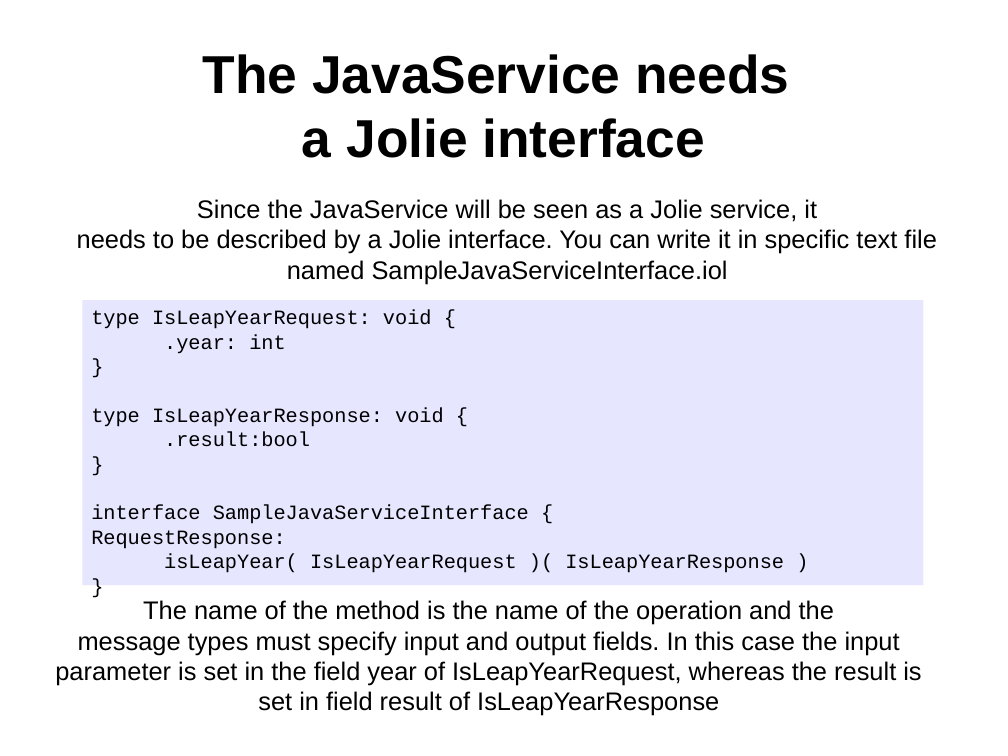
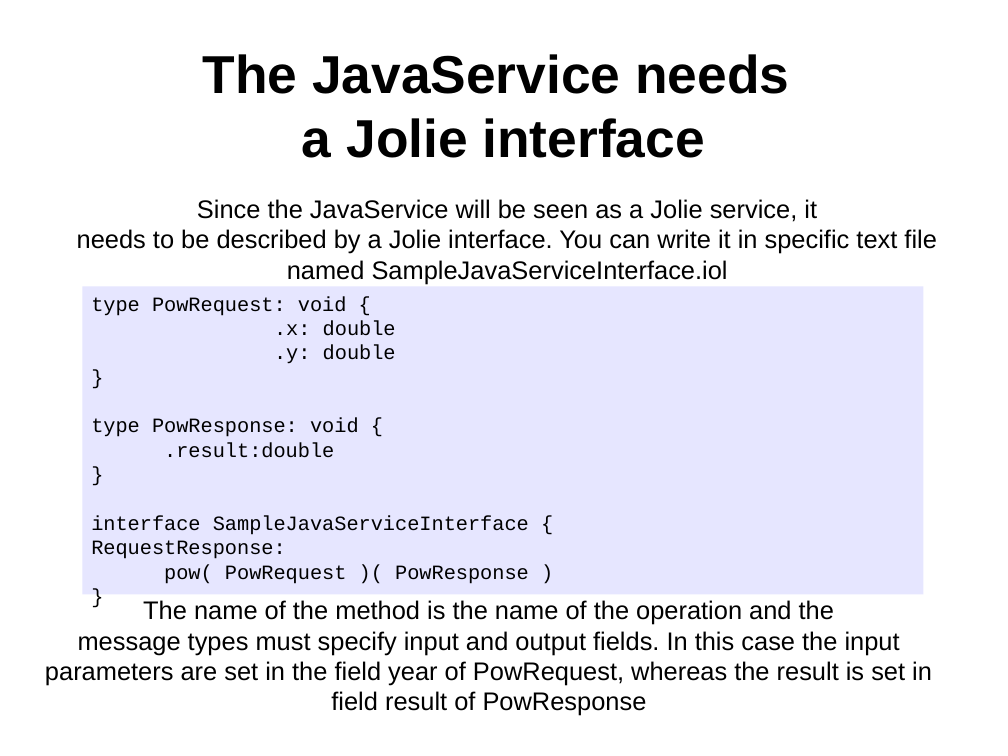
Before and after one commit to jolie/website, a slide deck: slide 5 of www/presentations/java.odp. Drawn at 1008x756 pixels with LibreOffice and Linux fonts; fonts in the diff are those of the drawing. Boxes give left, top, right and bottom in pixels: in the first picture for what was removed or moved away, otherwise in the second. Text is boxed around its words. In the diff, an @@ line names an element or a change of style, - is before the commit and + after.

```diff
--- a/www/presentations/java.odp
+++ b/www/presentations/java.odp
@@ rectangle "type PowRequest: void {": place and size @@
-rectangle "type PowRequest: void {" at <box>82,300,924,585</box>
+rectangle "type PowRequest: void {" at <box>82,286,924,595</box>
@@ text in rectangle at <box>91,296,396,364</box>: text changed @@
-type IsLeapYearRequest: void {
-.year: int
+type PowRequest: void {
+.x: double
+.y: double
@@ text in rectangle at <box>91,418,359,458</box>: text changed @@
-type IsLeapYearResponse: void {
-.result:bool
+type PowResponse: void {
+.result:double
@@ text in rectangle at <box>164,564,529,584</box>: text changed @@
-isLeapYear( IsLeapYearRequest )( IsLeapYearResponse )
+pow( PowRequest )( PowResponse )
@@ text at <box>45,600,932,716</box>: text changed @@
-The name of the method is the name of the operation and the
-message types must specify input and output fields. In this case the input parameter is set in the field year of IsLeapYearRequest, whereas the result is set in field result of IsLeapYearResponse
+The name of the method is the name of the operation and the
+message types must specify input and output fields. In this case the input parameters are set in the field year of PowRequest, whereas the result is set in field result of PowResponse
```
Also in this commit, not shown: 4 other slides changed.
